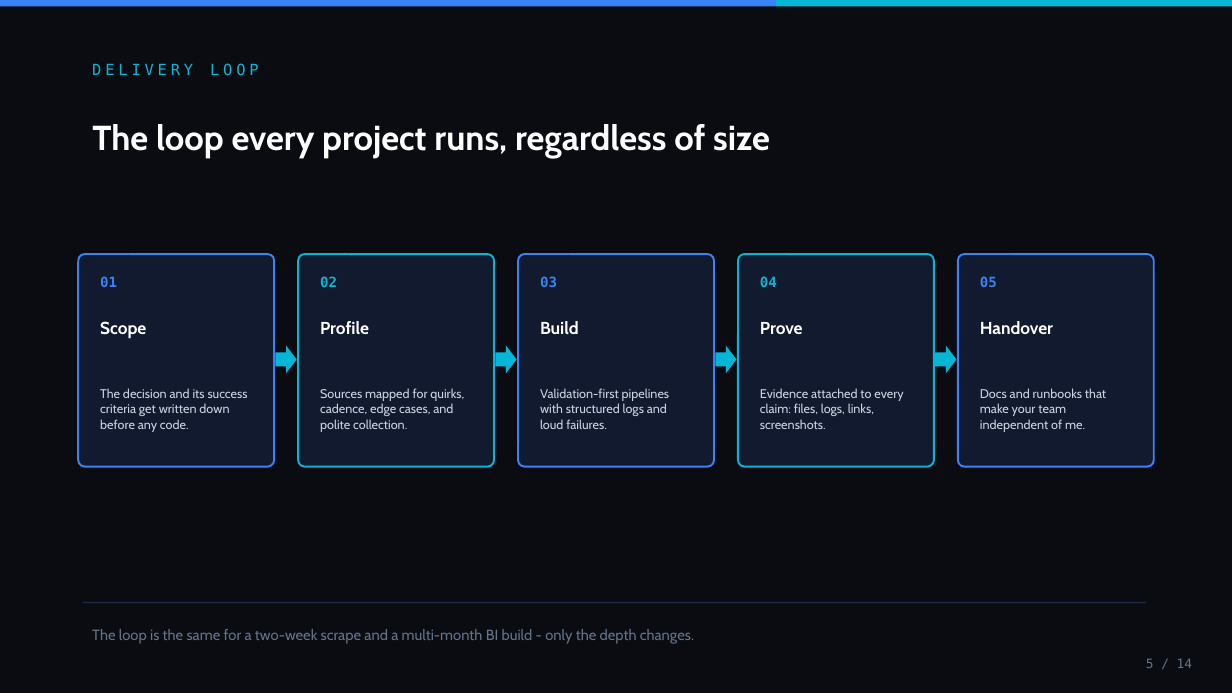
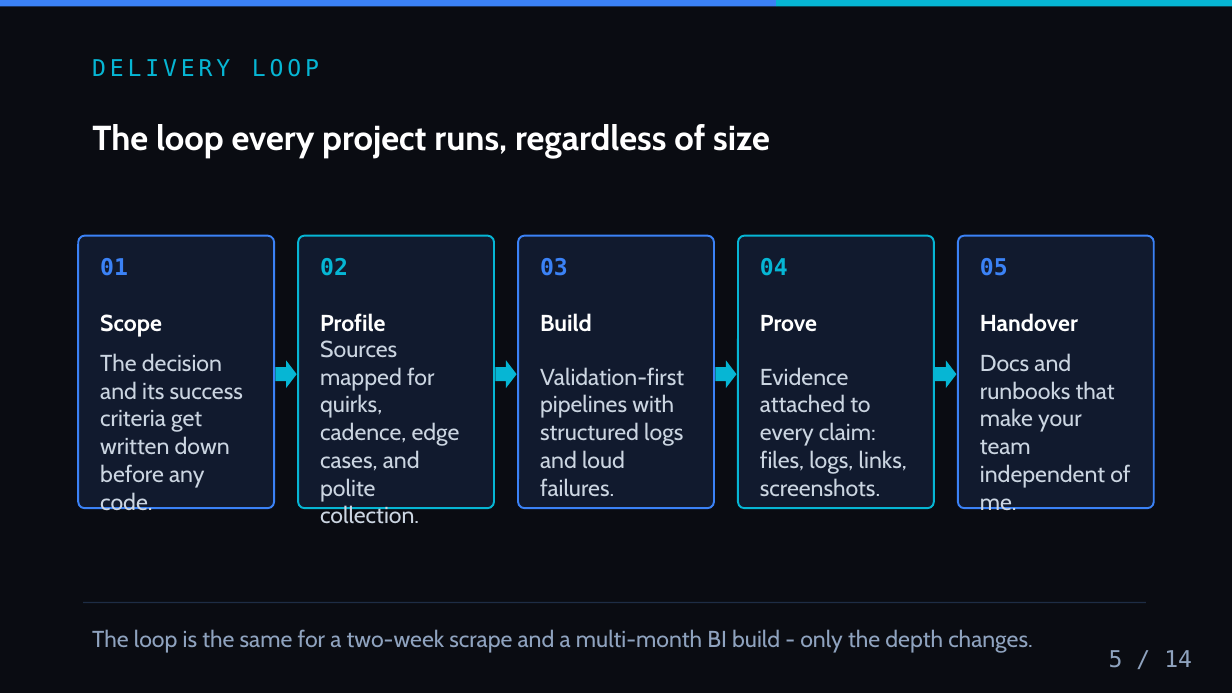
Before and after one commit to rezalianvatiady/rezalianvatiady.github.io, a slide deck: slide 5 of decks/freelance-playbook.pptx. Drawn at 1232x693 pixels with LibreOffice and Linux fonts; fonts in the diff are those of the drawing. Boxes give left, top, right and bottom in pixels: in the first picture for what was removed or moved away, otherwise in the second. Text is boxed around its words. In the diff, an @@ line names an element or a change of style, - is before the commit and + after.

```diff
--- a/decks/freelance-playbook.pptx
+++ b/decks/freelance-playbook.pptx
@@ text "DELIVERY LOOP" at [92, 59, 319, 77]: size 12 to 18 pt @@
@@ rounded rectangle: place and size @@
-rounded rectangle at [79, 254, 274, 467]
+rounded rectangle at [79, 236, 274, 508]
@@ rounded rectangle: place and size @@
-rounded rectangle at [299, 254, 494, 467]
+rounded rectangle at [299, 236, 494, 508]
@@ rounded rectangle: place and size @@
-rounded rectangle at [518, 254, 714, 467]
+rounded rectangle at [518, 236, 714, 508]
@@ rounded rectangle: place and size @@
-rounded rectangle at [738, 254, 934, 467]
+rounded rectangle at [738, 236, 934, 508]
@@ rounded rectangle: place and size @@
-rounded rectangle at [958, 254, 1154, 467]
+rounded rectangle at [958, 236, 1154, 508]
@@ text "01": place and size @@
-text "01" at [100, 276, 117, 287]
+text "01" at [100, 258, 128, 276]
@@ text "02": place and size @@
-text "02" at [320, 276, 337, 287]
+text "02" at [320, 258, 348, 276]
@@ text "03": place and size @@
-text "03" at [540, 276, 557, 287]
+text "03" at [540, 258, 568, 276]
@@ text "04": place and size @@
-text "04" at [760, 276, 777, 287]
+text "04" at [760, 258, 788, 276]
@@ size 11 to 18 pt in 5 elements at [100, 258, 128, 276], [320, 258, 348, 276], [540, 258, 568, 276], [760, 258, 788, 276], [980, 258, 1008, 276] @@
@@ text "05": place and size @@
-text "05" at [980, 276, 997, 287]
+text "05" at [980, 258, 1008, 276]
@@ text "Scope": place and size @@
-text "Scope" at [100, 321, 146, 339]
+text "Scope" at [100, 314, 162, 337]
@@ text "Profile": place and size @@
-text "Profile" at [320, 321, 369, 334]
+text "Profile" at [320, 313, 385, 332]
@@ text "Build": place and size @@
-text "Build" at [540, 321, 579, 334]
+text "Build" at [540, 313, 592, 332]
@@ text "Prove": place and size @@
-text "Prove" at [760, 322, 803, 334]
+text "Prove" at [760, 315, 817, 332]
@@ size 13.5 to 18 pt in 5 elements at [100, 314, 162, 337], [320, 313, 385, 332], [540, 313, 592, 332], [760, 315, 817, 332], [980, 313, 1078, 332] @@
@@ text "Handover": place and size @@
-text "Handover" at [980, 321, 1053, 334]
+text "Handover" at [980, 313, 1078, 332]
@@ size 9.8 to 18 pt in 5 elements at [100, 353, 243, 510], [320, 340, 460, 524], [540, 367, 684, 496], [760, 367, 907, 497], [980, 353, 1130, 510] @@
@@ 4 right arrows: place and size @@
-4 right arrows at [275, 346, 957, 373]
+4 right arrows at [275, 360, 957, 388]
@@ text "The loop is the same ..." at [92, 629, 1033, 653]: size 11.5 to 18 pt, text colour #64748B to #8FA3BF @@
@@ text "5 / 14": place and size @@
-text "5 / 14" at [1146, 658, 1192, 668]
+text "5 / 14" at [1109, 650, 1192, 668]
@@ text "5 / 14" at [1109, 650, 1192, 668]: size 10 to 18 pt, text colour #64748B to #8FA3BF @@
```
Also in this commit, not shown: 13 other slides changed, 20 other files.
